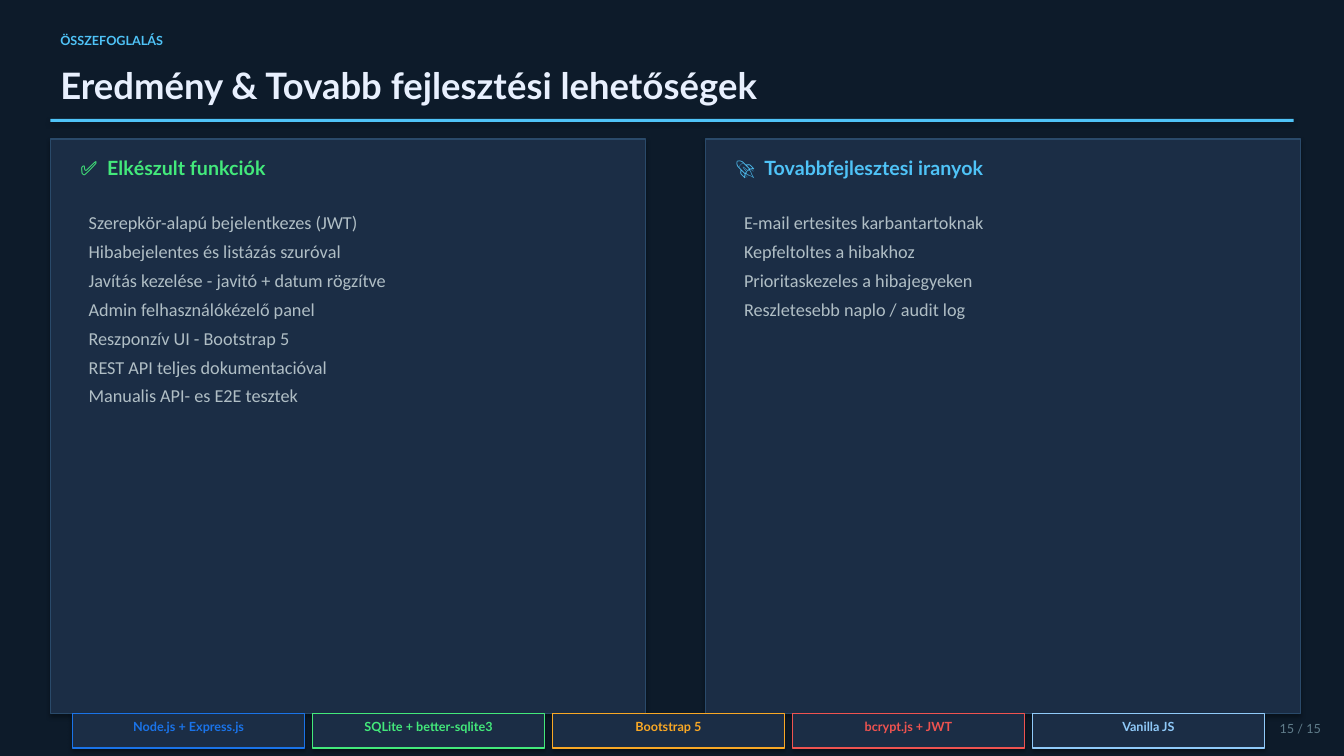
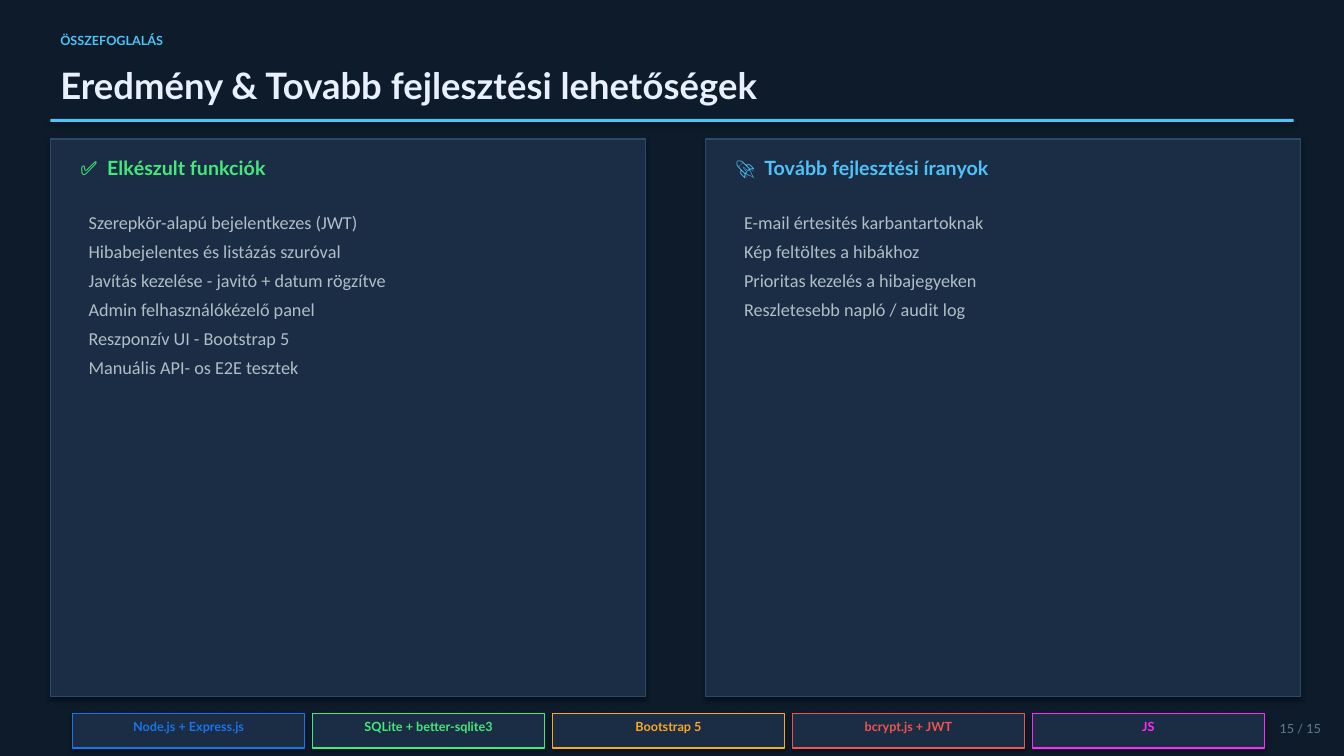
Before and after one commit to GyulaBarnabas/Projektmunka-Hibabejelento, a slide deck: slide 16 of eloadas/Hibabejelento_Prezentacio.pptx. Drawn at 1344x756 pixels with LibreOffice and Linux fonts; fonts in the diff are those of the drawing. Boxes give left, top, right and bottom in pixels: in the first picture for what was removed or moved away, otherwise in the second. Text is boxed around its words. In the diff, an @@ line names an element or a change of style, - is before the commit and + after.

Commit message:
docok szépítése
dockok kis hibák kijvítása és nyelvtani hibák

```diff
--- a/eloadas/Hibabejelento_Prezentacio.pptx
+++ b/eloadas/Hibabejelento_Prezentacio.pptx
@@ rectangle: place and size @@
-rectangle at <box>50,139,645,714</box>
+rectangle at <box>50,139,645,697</box>
@@ rectangle: place and size @@
-rectangle at <box>706,139,1301,714</box>
+rectangle at <box>706,139,1301,697</box>
@@ text at <box>832,160,989,179</box>: text changed @@
-🚀 Tovabbfejlesztesi iranyok
+🚀 Tovább fejlesztési íranyok
@@ text at <box>744,216,984,319</box>: text changed @@
-E-mail ertesites karbantartoknak
-Kepfeltoltes a hibakhoz
-Prioritaskezeles a hibajegyeken
-Reszletesebb naplo / audit log
+E-mail értesités karbantartoknak
+Kép feltöltes a hibákhoz
+Prioritas kezelés a hibajegyeken
+Reszletesebb napló / audit log
@@ text at <box>89,361,298,374</box>: text changed @@
-REST API teljes dokumentacióval
-Manualis API- es E2E tesztek
+Manuális API- os E2E tesztek
@@ rectangle at <box>1032,714,1264,748</box>: outline #90CAF9 1 pt to #FF29FF 1 pt @@
@@ text at <box>1142,722,1154,731</box>: text changed; text colour #90CAF9 to #FF29FF @@
-Vanilla JS
+JS
```
Also in this commit, not shown: 11 other slides changed, 10 other files.
